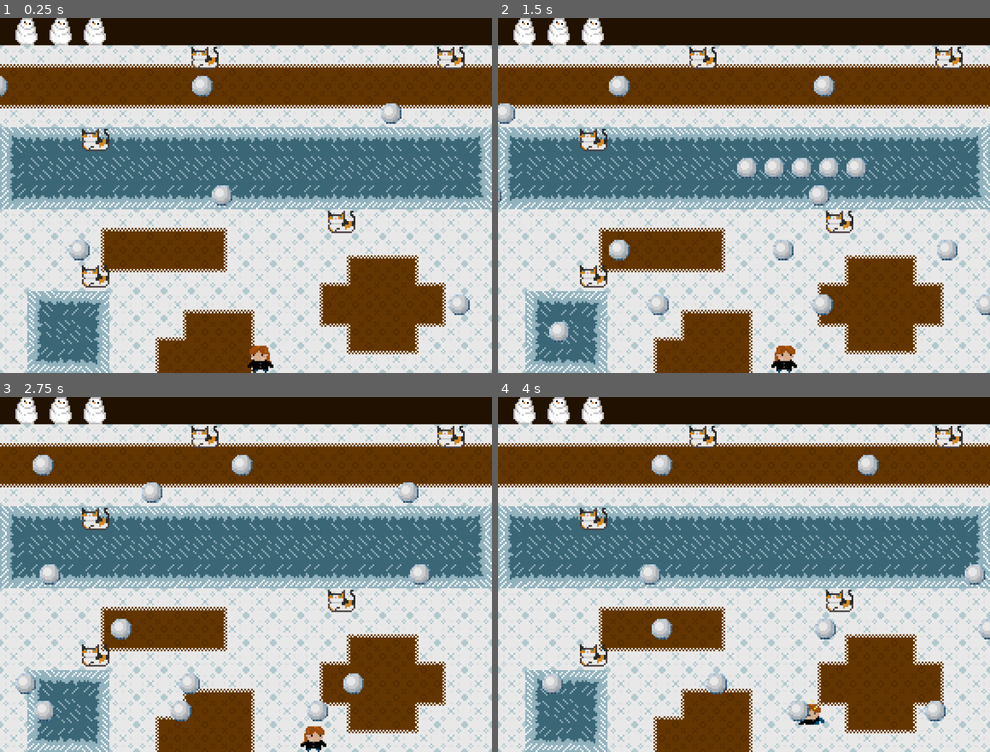
Above: before the commit, frames 1-4 (two rows, left to right).
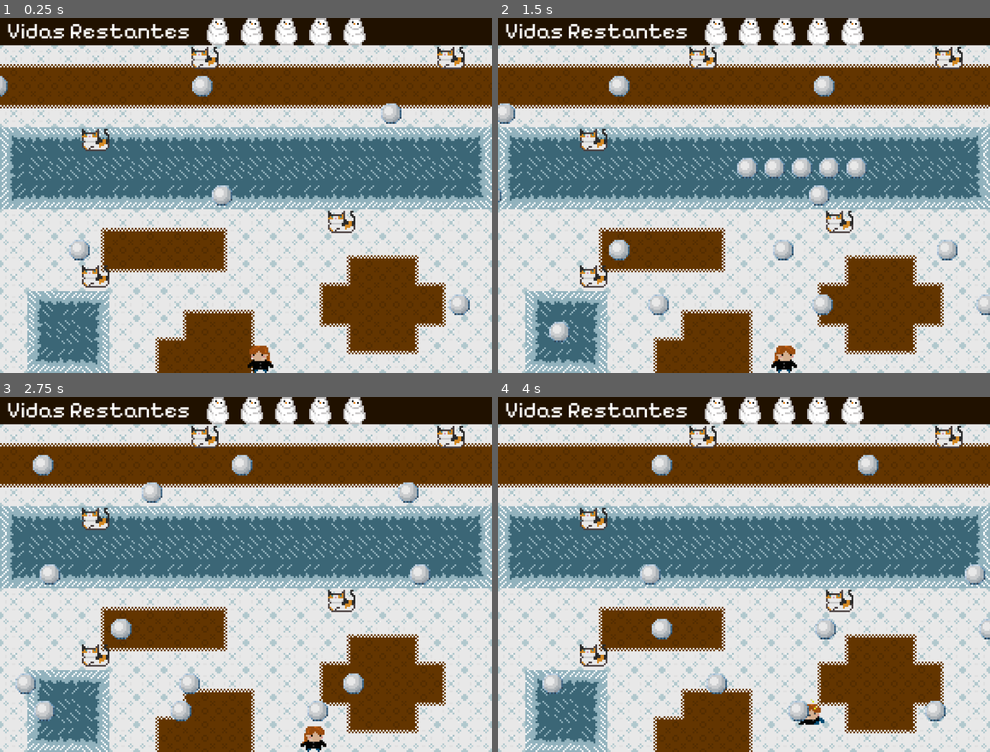
Above: after the commit, the same moments.

Repository: Moortin35/Proyecto-Frogger---Diplo-VJ
Game: Godot game, scene res://src/escenas/main.tscn
Same seed, same stepped clock (60 frames per second), same inputs: the game is played once before the commit and once after it.
Inputs:
- Up to frame 1 (0.25 s): no input
- Up to frame 2 (1.5 s): hold Right (right) 0.53-1.28 s; hold Down (down) from 1.28 s (still down)
- Up to frame 3 (2.75 s): release Down (down) at 2.03 s; hold Right (right) from 2.03 s (still down)
- Up to frame 4 (4 s): release Right (right) at 2.78 s; hold Up (up) 2.78-3.53 s; hold Left (left) from 3.53 s (still down)

The runs differ from the first frame. In frame 1, 2.7% of the frame differs, in the area x 1-75%, y 0-8%; in frame 2, 2.7%; in frame 3, 2.7%; in frame 4, 2.7%.

Commit message:
Se agrego el texto en interfaz de vidas

Diff:
--- a/proyectofrogger/src/escenas/hud.tscn
+++ b/proyectofrogger/src/escenas/hud.tscn
@@ -1,6 +1,7 @@
-[gd_scene load_steps=3 format=3 uid="uid://q1bftbj1h6id"]
+[gd_scene load_steps=4 format=3 uid="uid://q1bftbj1h6id"]
 
 [ext_resource type="Script" uid="uid://c5v86sqtoc06u" path="res://src/scripts/hud.gd" id="1_t1gyd"]
+[ext_resource type="FontFile" uid="uid://b8r2qr44rga2r" path="res://_assets/fuentes/PixelifySans-VariableFont_wght.ttf" id="2_jhn0a"]
 
 [sub_resource type="Theme" id="Theme_t1gyd"]
 
@@ -13,7 +14,7 @@
 anchor_bottom = 1.0
 grow_horizontal = 2
 grow_vertical = 2
-theme_override_constants/margin_left = 8
+theme_override_constants/margin_left = 4
 theme_override_constants/margin_top = 0
 theme_override_constants/margin_right = 8
 theme_override_constants/margin_bottom = 8
@@ -22,6 +23,18 @@
 layout_mode = 2
 size_flags_vertical = 0
 alignment = 1
+
+[node name="texto" type="HBoxContainer" parent="MarginContainer/HBoxContainer"]
+custom_minimum_size = Vector2(112, 8)
+layout_mode = 2
+
+[node name="Label" type="Label" parent="MarginContainer/HBoxContainer/texto"]
+texture_filter = 1
+texture_repeat = 1
+layout_mode = 2
+theme_override_fonts/font = ExtResource("2_jhn0a")
+theme_override_font_sizes/font_size = 13
+text = "Vidas Restantes"
 
 [node name="vidas" type="HBoxContainer" parent="MarginContainer/HBoxContainer"]
 unique_name_in_owner = true
--- a/proyectofrogger/src/escenas/main.tscn
+++ b/proyectofrogger/src/escenas/main.tscn
@@ -16,6 +16,7 @@
 
 [node name="jugador" parent="." instance=ExtResource("2_blyxm")]
 position = Vector2(152, 200)
+vidas = 5
 
 [node name="casas_manager" type="Node" parent="."]
 script = ExtResource("2_xmnem")
Binary file added: proyectofrogger/_assets/fuentes/PixelifySans-Bold.ttf
Not shown, added: proyectofrogger/_assets/fuentes/PixelifySans-Bold.ttf.import
Binary file added: proyectofrogger/_assets/fuentes/PixelifySans-Medium.ttf
Not shown, added: proyectofrogger/_assets/fuentes/PixelifySans-Medium.ttf.import
Binary file added: proyectofrogger/_assets/fuentes/PixelifySans-Regular.ttf
Not shown, added: proyectofrogger/_assets/fuentes/PixelifySans-Regular.ttf.import
Binary file added: proyectofrogger/_assets/fuentes/PixelifySans-SemiBold.ttf
Not shown, added: proyectofrogger/_assets/fuentes/PixelifySans-SemiBold.ttf.import
Binary file added: proyectofrogger/_assets/fuentes/PixelifySans-VariableFont_wght.ttf
Not shown, added: proyectofrogger/_assets/fuentes/PixelifySans-VariableFont_wght.ttf.import
